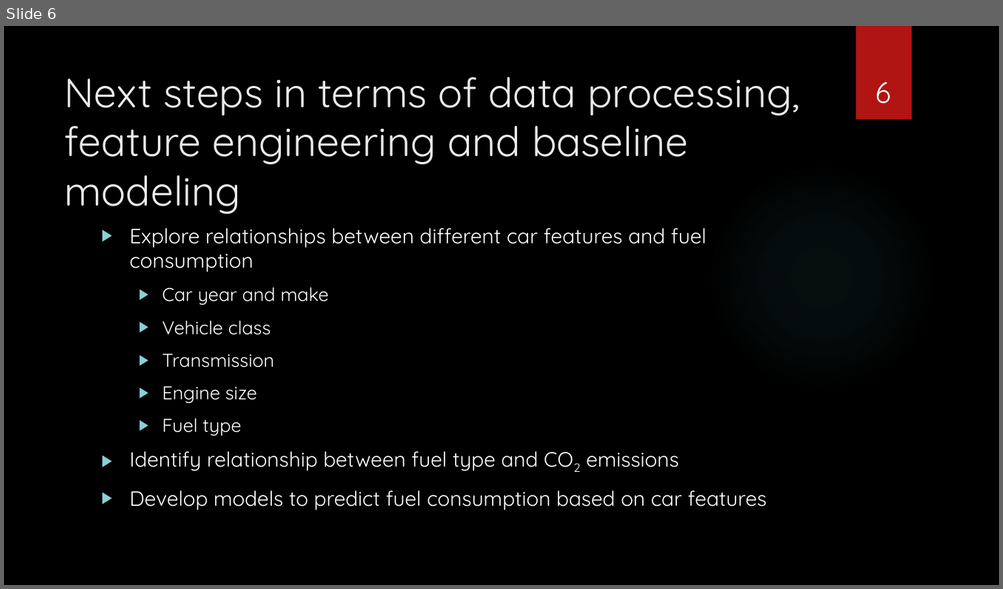
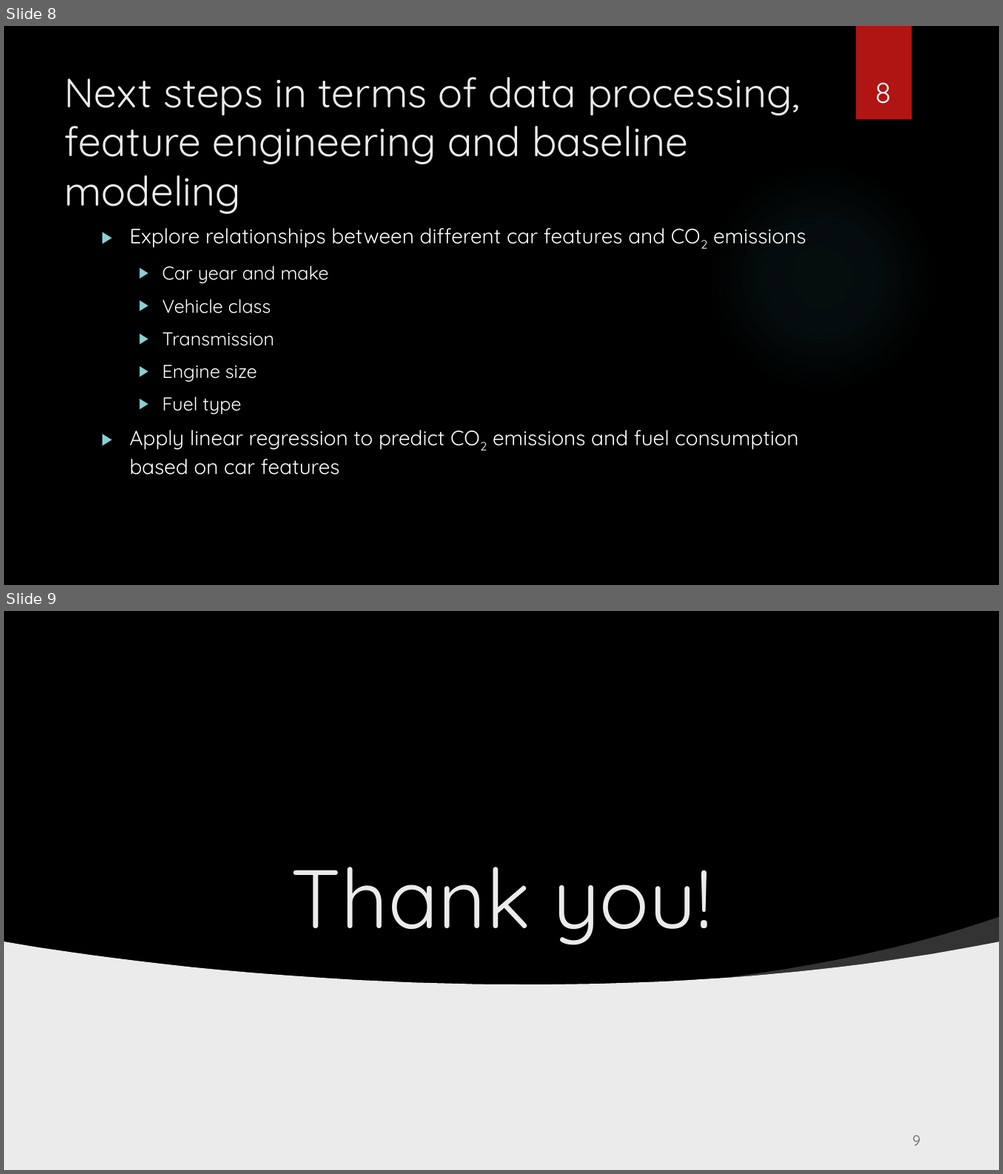
Before and after one commit to zaidjawadi/Capstone-Project, a slide deck: Sprint 1 Presentation.pptx. Shown one above the other, each under a label of ours: slide 6 before the commit, slides 8 and 9 after it. The pictures are 1003x589 and 1003x1174 pixels, drawn with LibreOffice and Linux fonts; fonts in the diff are those of the drawing; grey boxes stand for pictures; background and template pictures are left out. Boxes give left, top, right and bottom in pixels: in the first picture for what was removed or moved away, otherwise in the second. Text is boxed around its words. In the diff, an @@ line names an element or a change of style, - is before the commit and + after.

```diff
--- a/Sprint 1 Presentation.pptx
+++ b/Sprint 1 Presentation.pptx
@@ slide 9 added at [4, 611, 999, 1170], background picture (left out) @@
@@ rectangle added at [4, 611, 999, 997], fill #000000 @@
@@ picture added at [657, 611, 788, 704] @@
@@ rectangle added at [855, 611, 911, 704], fill #B01513 @@
@@ picture added at [4, 829, 333, 1170] @@
@@ picture added at [4, 847, 128, 1040] @@
@@ title added at [291, 867, 711, 945], 80 pt, text #EBEBEB @@
+Thank you!
@@ freeform shape added at [716, 917, 999, 985], fill #FFFFFF at 20% opacity @@
@@ freeform shape added at [4, 943, 999, 1170], fill #EBEBEB @@
@@ picture added at [706, 1109, 788, 1170] @@
@@ page number added at [912, 1136, 920, 1146], 14 pt, text #000000 at 60% opacity @@
+9
@@ what was slide 6 is now slide 8 @@
@@ slide 8 changed as well @@
@@ page number at [874, 82, 891, 104]: text changed @@
-6
+8
@@ text at [130, 228, 805, 248]: text changed @@
-▶ Explore relationships between different car features and fuel consumption
+▶ Explore relationships between different car features and CO2 emissions
@@ text at [130, 430, 798, 475]: text changed @@
-▶ Identify relationship between fuel type and CO2 emissions
-▶ Develop models to predict fuel consumption based on car features
+▶ Apply linear regression to predict CO2 emissions and fuel consumption based on car features
```
Also in this commit, not shown: 5 other slides changed, 2 other slides added, 6 other files.
